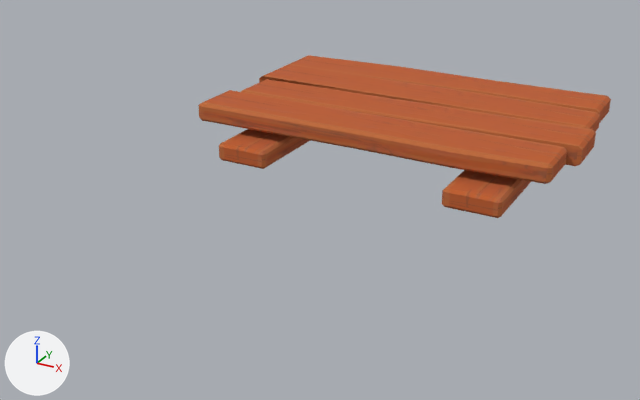
The Blender file Models/WoodPlanks.blend, before and after one commit.
Rendered twice from a camera (50 mm lens) standing at (12.6, -29.9, 10.4) and looking at (-0.9, -5.4, -1.8). Arrows for +X, +Y and +Z are at lower left; the lights stay in place. The first picture is the older version.
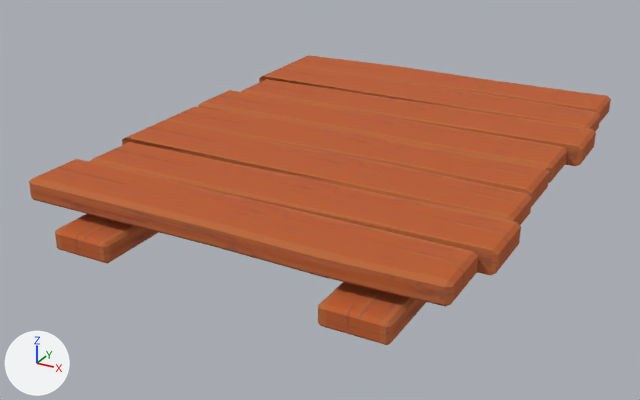
Where the change shows, as pixel boxes [x1, y1, x2, y2] in the pictures (640 x 400 px):
```json
{"object": "Cube.008", "change": "reshaped", "before": [198, 55, 611, 184], "after": [29, 55, 611, 307], "on screen": "41% wider, 95% taller"}
{"object": "Cube.009", "change": "reshaped", "before": [219, 129, 531, 218], "after": [55, 214, 426, 345]}
{"part": 1, "of": "me_cube_008", "change": "added", "after": [29, 159, 478, 307], "on screen": "orange"}
{"part": 2, "of": "me_cube_008", "change": "added", "after": [89, 142, 521, 276], "on screen": "orange"}
{"part": 3, "of": "me_cube_008", "change": "added", "after": [122, 120, 532, 225], "on screen": "orange"}
{"part": 4, "of": "me_cube_008", "change": "added", "after": [166, 106, 549, 207], "on screen": "orange"}
{"part": 5, "of": "me_cube_009", "change": "added", "after": [55, 214, 159, 264], "on screen": "brown"}
{"part": 6, "of": "me_cube_009", "change": "added", "after": [318, 282, 426, 345], "on screen": "brown"}
```

Edits to the scene script, one JSON object a line:
```json
{"block": "me_cube_008", "where": "# used by ob_cube_008; location = (-0.12, -2.97, 0.0)"}
{"op": "remove", "block": "me_cube_008", "code": "me_cube_008.from_pydata(...)  # 144 vertices, 152 faces; spans x -6.81..7.08, y -1.12..7.51, z -0.39..0.39"}
{"op": "add", "block": "me_cube_008", "code": "me_cube_008.from_pydata(...)  # 288 vertices, 304 faces; spans x -6.81..7.08, y -9.71..7.51, z -0.39..0.39"}
{"block": "me_cube_008", "change": "me_cube_008 part 1: the loose piece of 40 vertices spanning x -6.81..6.65, y -1.12..1.05, z -0.35..0.35 is copied, and the copy is moved by (0.0, -8.6, 0.0); it spans x -6.81..6.65, y -9.71..-7.54, z -0.35..0.35"}
{"block": "me_cube_008", "change": "me_cube_008 part 2: the loose piece of 24 vertices spanning x -6.38..7.08, y 1.11..3.17, z -0.36..0.36 is copied, and the copy is moved by (0.0, -8.6, 0.0); it spans x -6.38..7.08, y -7.49..-5.43, z -0.36..0.36"}
{"block": "me_cube_008", "change": "me_cube_008 part 3: the loose piece of 40 vertices spanning x -6.69..6.78, y 3.15..5.35, z -0.39..0.39 is copied, and the copy is moved by (0.0, -8.6, 0.0); it spans x -6.69..6.78, y -5.45..-3.25, z -0.39..0.39"}
{"block": "me_cube_008", "change": "me_cube_008 part 4: the loose piece of 40 vertices spanning x -6.79..6.67, y 5.33..7.51, z -0.36..0.36 is copied, and the copy is moved by (0.0, -8.6, 0.0); it spans x -6.79..6.67, y -3.27..-1.09, z -0.36..0.36"}
{"block": "me_cube_009", "where": "# used by ob_cube_009; parent = ob_cube_008; location = (-14.89, -0.0418, -1.0); rotation_euler = (0.0, 0.0, -1.571), in degrees (0, 0, -90)"}
{"op": "remove", "block": "me_cube_009", "code": "me_cube_009.from_pydata(...)  # 48 vertices, 52 faces; spans x -5.0..5.0, y -5.33..5.39, z -0.33..0.33"}
{"op": "add", "block": "me_cube_009", "code": "me_cube_009.from_pydata(...)  # 96 vertices, 104 faces; spans x -5.0..13.29, y -5.33..5.39, z -0.33..0.33"}
{"block": "me_cube_009", "change": "me_cube_009 part 5: the loose piece of 24 vertices spanning x -5.0..5.0, y -5.33..-3.33, z -0.33..0.33 is copied, and the copy is moved by (8.29, 0.0, 0.0); it spans x 3.29..13.29, y -5.33..-3.33, z -0.33..0.33"}
{"block": "me_cube_009", "change": "me_cube_009 part 6: the loose piece of 24 vertices spanning x -5.0..5.0, y 3.39..5.39, z -0.33..0.33 is copied, and the copy is moved by (8.29, 0.0, 0.0); it spans x 3.29..13.29, y 3.39..5.39, z -0.33..0.33"}
```
